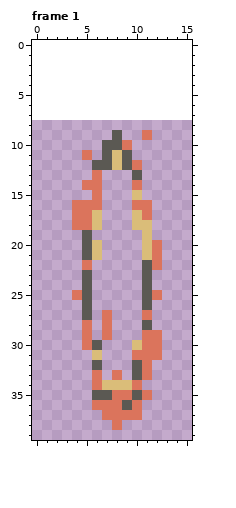
Edited in one commit: pixel-art file (Assets/Texture/fire wheel.aseprite). The picture above was drawn from the file before the commit.
16x32 pixels, 1 frame. Colours within 5 levels of each other are drawn and written as one. Shown: frame 1. The old version is drawn lined up with the new one, on the new canvas. The commit also changed other frames, which this record leaves out.
New version:
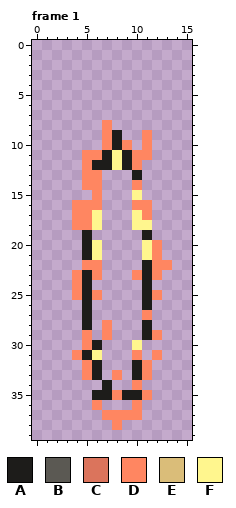
Palette (. is transparent): A #1d1c1a  B #5b5953  C #db745c  D #ff8661  E #dabd79  F #fff68e
Change:
canvas 16x32 -> 16x40, the old top-left corner now at 0,8
--- frame 1
@@ x 0..15 @@
  7 ................
- 8 ................
- 9 ........B..C....
-10 .......BBC......
-11 .....C.BEB......
-12 ......BBEBC.....
-13 ......C...B.....
-14 .....CC...C.....
-15 ......C...E.....
-16 ....CCC...CC....
-17 ....CCE...EC....
-18 ....CCE...EE....
-19 .....B.....E....
-20 .....BE....EC...
-21 .....BE....EC...
-22 .....C.....BC...
-23 .....B.....B....
-24 .....B.....B....
-25 ....CB.....BC...
-26 .....B.....B....
-27 .....B.C...C....
-28 .....C.C...B....
-29 .....C.C...CC...
-30 .....CB...ECC...
-31 ......E...CCC...
-32 ......B...BC....
-33 ......C.C.BC....
-34 ......CEEEC.....
-35 ......BBCCBC....
-36 ......CCCBC.....
-37 .......CCCC.....
-38 ........C.......
+ 8 .......D........
+ 9 .......DA..D....
+10 .......DAD.D....
+11 .....DDAFADD....
+12 .....DAAFAD.....
+13 .....DD...A.....
+14 .....DD...D.....
+15 ......D...F.....
+16 ....DDD...DD....
+17 ....DDF...FD....
+18 ....DDF...FF....
+19 .....A.....A....
+20 .....AF....FD...
+21 .....AF....FD...
+22 .....DD....ADD..
+23 ....DAD...DAD...
+24 ....DA.....A....
+25 ....DAD....AD...
+26 .....A.....A....
+27 .....A.....D....
+28 .....A.D...A....
+29 .....D.D...AD...
+30 .....DA...F.....
+31 ....DAF...D.D...
+32 .....DA...AD....
+33 .....DA.D.AD....
+34 .......A..D.....
+35 ......AADAAD....
+36 ......D...D.....
+37 .......DDDD.....
+38 ........D.......
 39 ................
